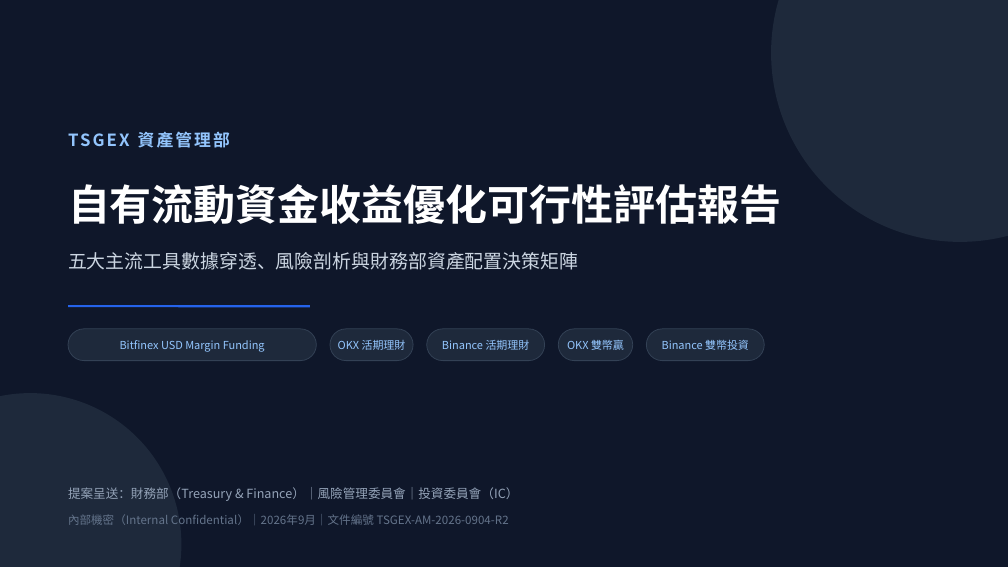
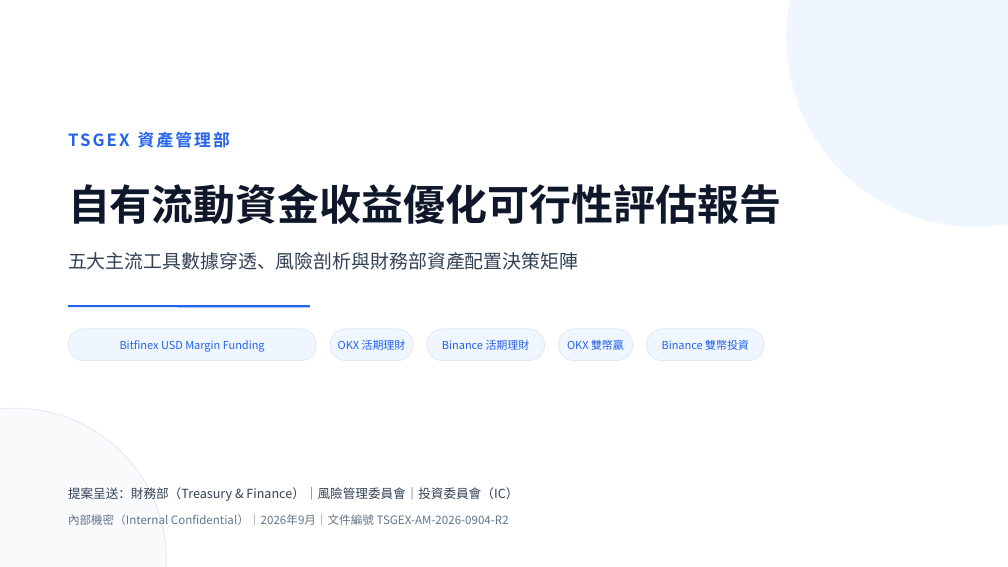
Before and after one commit to Nick-Lai-810362/Nick-Lai-810362, a slide deck: slide 1 of reports/TSGEX_Five_Instrument_Yield_Optimization_Report.pptx. Drawn at 1008x567 pixels with LibreOffice and Linux fonts; fonts in the diff are those of the drawing. Boxes give left, top, right and bottom in pixels: in the first picture for what was removed or moved away, otherwise in the second. Text is boxed around its words. In the diff, an @@ line names an element or a change of style, - is before the commit and + after.

```diff
--- a/reports/TSGEX_Five_Instrument_Yield_Optimization_Report.pptx
+++ b/reports/TSGEX_Five_Instrument_Yield_Optimization_Report.pptx
@@ background #0F172A to #FFFFFF @@
@@ ellipse: place and size @@
-ellipse at <box>771,0,1008,242</box>
+ellipse at <box>786,0,1008,227</box>
@@ ellipse at <box>786,0,1008,227</box>: fill #1E293B to #EFF6FF @@
@@ text "自有流動資金收益優化可行性評估報告" at <box>68,184,781,224</box>: text colour #FFFFFF to #0F172A @@
@@ text "五大主流工具數據穿透、風險剖析與財務部資產配置決策矩陣" at <box>68,252,578,270</box>: text colour #CBD5E1 to #334155 @@
@@ text colour #93C5FD to #2563EB in 6 elements at <box>138,129,230,151</box>, <box>120,340,265,352</box>, <box>338,340,406,350</box>, <box>442,340,530,350</box>, <box>567,340,624,350</box>, <box>662,340,749,350</box> @@
@@ fill #1E293B to #EFF6FF; outline #334155 0.75 pt to #E2E8F0 0.75 pt in 5 elements at <box>68,329,317,361</box>, <box>330,329,414,361</box>, <box>426,329,544,361</box>, <box>558,329,632,361</box>, <box>647,329,765,361</box> @@
@@ ellipse: place and size @@
-ellipse at <box>0,393,181,567</box>
+ellipse at <box>0,408,166,567</box>
@@ ellipse at <box>0,408,166,567</box>: fill #1E293B to #F8FAFC; outline none to #E2E8F0 0.75 pt @@
@@ text "提案呈送：財務部（Treasury & Finance）｜風險管理委員會｜投資委員會（IC）" at <box>68,487,518,501</box>: text colour #94A3B8 to #334155 @@
```
Also in this commit, not shown: 1 other slide changed, 1 other file.
